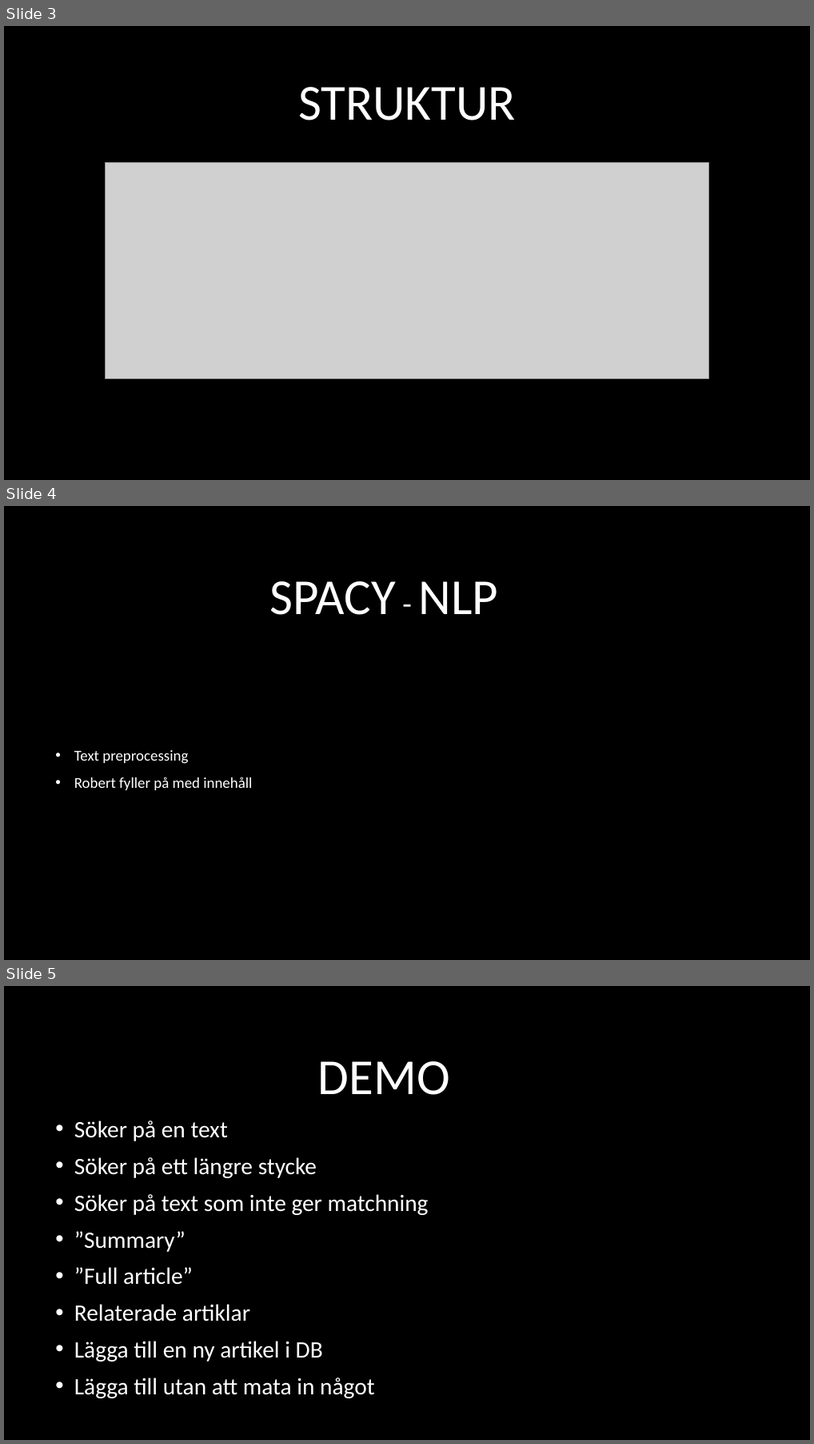
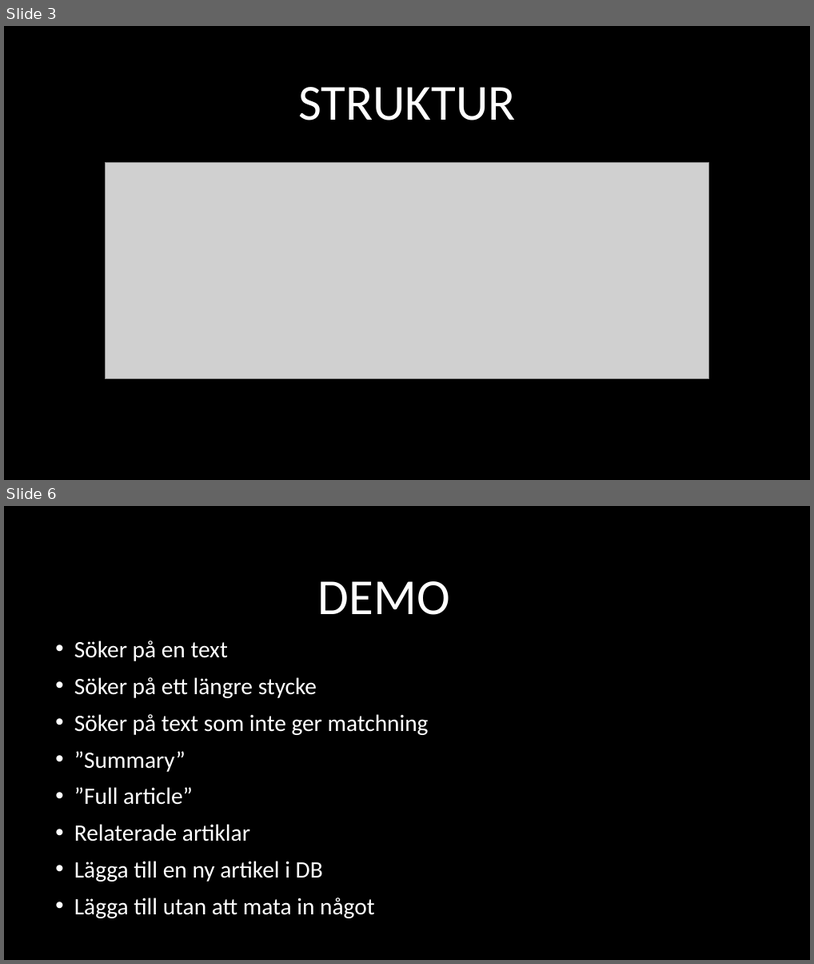
Before and after one commit to nextline501/Article-Finder, a slide deck: documentation/Grupp 3.pptx. Shown one above the other, each under a label of ours: slides 3, 4 and 5 before the commit, slides 3 and 6 after it; the slides between them are not shown. The pictures are 814x1444 and 814x964 pixels, drawn with LibreOffice and Linux fonts; fonts in the diff are those of the drawing; grey boxes stand for pictures; background and template pictures are left out. Boxes give left, top, right and bottom in pixels: in the first picture for what was removed or moved away, otherwise in the second. Text is boxed around its words. In the diff, an @@ line names an element or a change of style, - is before the commit and + after.

Commit message:
Spacy del i pptx

```diff
--- a/documentation/Grupp 3.pptx
+++ b/documentation/Grupp 3.pptx
@@ slide 4 removed at [4,506,810,960], background picture (left out) @@
@@ title removed at [270,581,499,615] @@
-SPACY - NLP
@@ text removed at [74,750,252,790] @@
-• Text preprocessing
-• Robert fyller på med innehåll
@@ what was slide 5 is now slide 6 @@
```
Also in this commit, not shown: 2 slides added.
